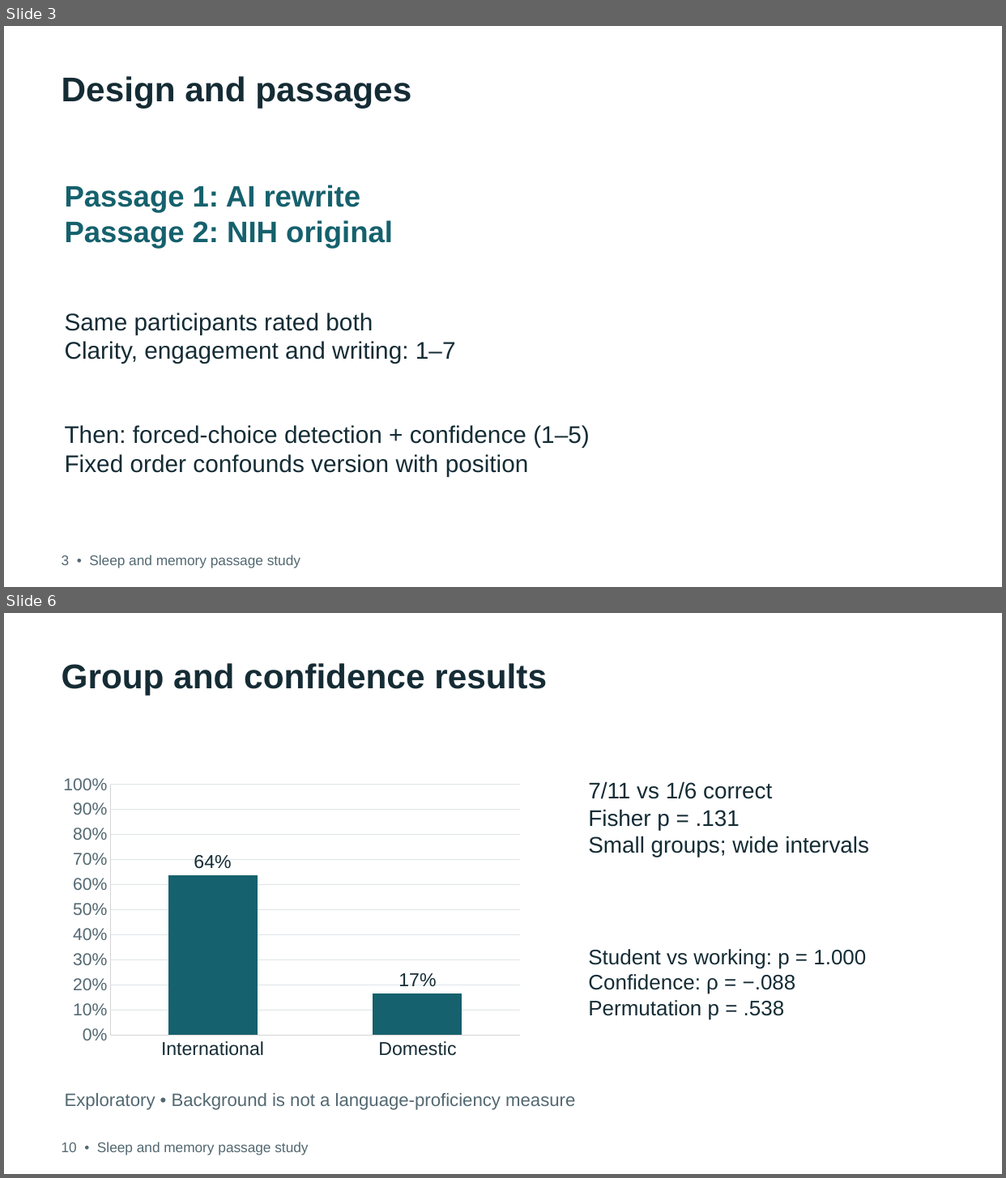
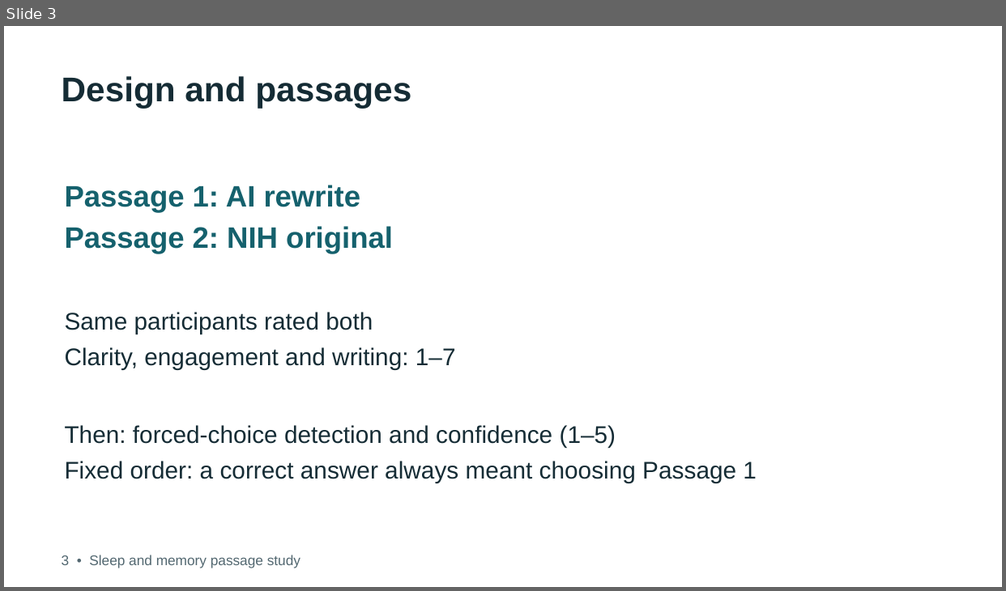
Before and after one commit to debshreechowdhury/sleep-memory-passage-study, a slide deck: presentation/design_detection.pptx. Shown one above the other, each under a label of ours: slides 3 and 6 before the commit, slide 3 after it; the slides between them are not shown. The pictures are 1006x1178 and 1006x591 pixels, drawn with LibreOffice and Linux fonts; fonts in the diff are those of the drawing. Boxes give left, top, right and bottom in pixels: in the first picture for what was removed or moved away, otherwise in the second. Text is boxed around its words. In the diff, an @@ line names an element or a change of style, - is before the commit and + after.

Commit message:
feat: restructure report around international vs domestic question

```diff
--- a/presentation/design_detection.pptx
+++ b/presentation/design_detection.pptx
@@ slide 6 removed at (x1=4, y1=613, x2=1002, y2=1174), background #FFFFFF @@
@@ text removed at (x1=62, y1=663, x2=547, y2=695) @@
-Group and confidence results
@@ column chart removed at (x1=54, y1=769, x2=530, y2=1065) @@
-categories: International, Domestic
-Series 1: 0.64, 0.17
@@ text removed at (x1=588, y1=781, x2=869, y2=857) @@
-7/11 vs 1/6 correct
-Fisher p = .131
-Small groups; wide intervals
@@ text removed at (x1=588, y1=949, x2=866, y2=1020) @@
-Student vs working: p = 1.000
-Confidence: ρ = −.088
-Permutation p = .538
@@ text removed at (x1=65, y1=1093, x2=575, y2=1110) @@
-Exploratory • Background is not a language-proficiency measure
@@ text removed at (x1=62, y1=1142, x2=308, y2=1156) @@
-10 • Sleep and memory passage study
@@ slide 3 changed as well @@
@@ text "Passage 1: AI rewrite" at (x1=65, y1=185, x2=393, y2=254): more space between paragraphs @@
@@ text "Same participants rated both" at (x1=65, y1=312, x2=456, y2=369): more space between paragraphs @@
@@ text at (x1=65, y1=425, x2=756, y2=483): text changed @@
-Then: forced-choice detection + confidence (1–5)
-Fixed order confounds version with position
+Then: forced-choice detection and confidence (1–5)
+Fixed order: a correct answer always meant choosing Passage 1
```
Also in this commit, not shown: 4 other slides changed, 3 slides added, 2 other slides removed, 51 other files.
